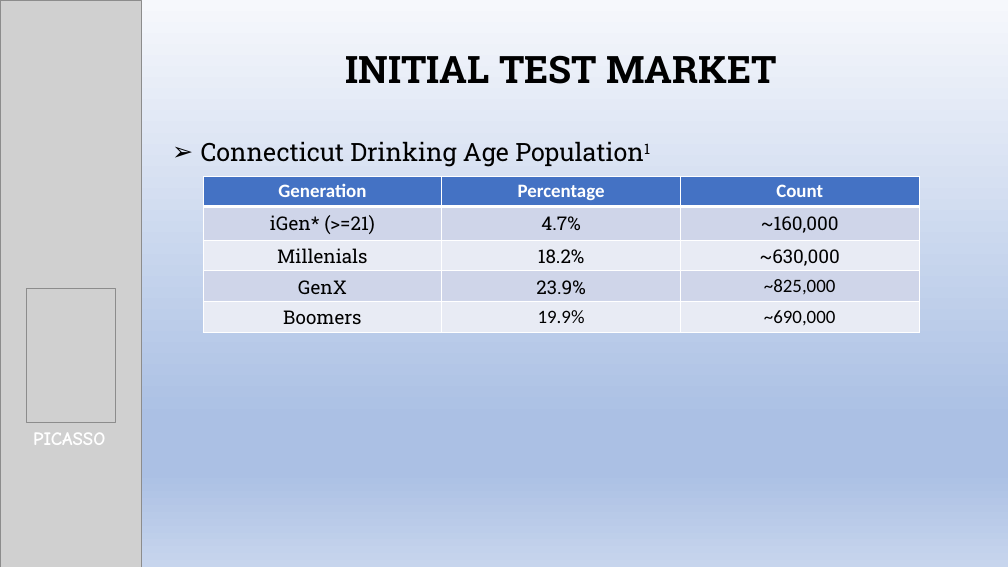
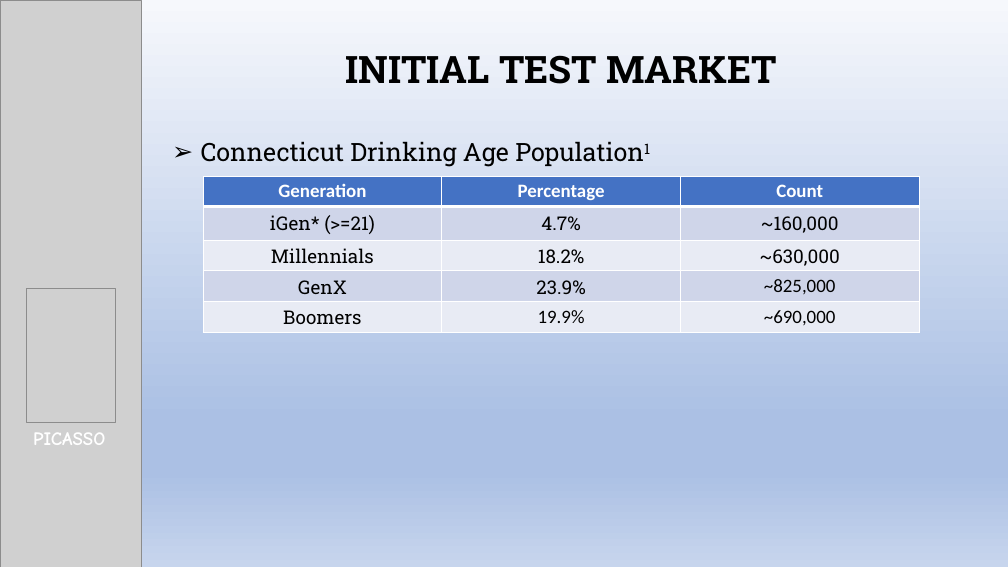
Before and after one commit to kjurekSMU/6306_JKT_Case_Study_1, a slide deck: slide 4 of Beer_Expansion_Project.pptx. Drawn at 1008x567 pixels with LibreOffice and Linux fonts; fonts in the diff are those of the drawing; grey boxes stand for pictures. Boxes give left, top, right and bottom in pixels: in the first picture for what was removed or moved away, otherwise in the second. Text is boxed around its words. In the diff, an @@ line names an element or a change of style, - is before the commit and + after.

Commit message:
Minor changes to presentation

```diff
--- a/Beer_Expansion_Project.pptx
+++ b/Beer_Expansion_Project.pptx
@@ table at bbox=[203, 176, 920, 332] @@
-row 3, column 1: Millenials
+row 3, column 1: Millennials
```
Also in this commit, not shown: 1 other slide changed.
